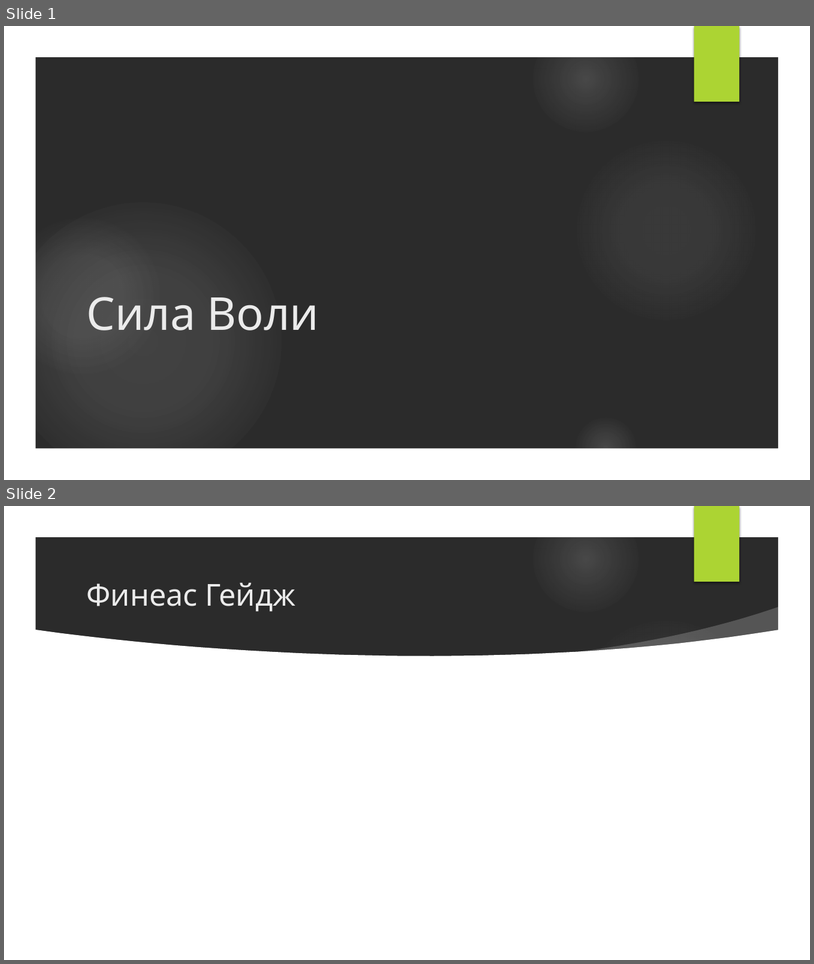
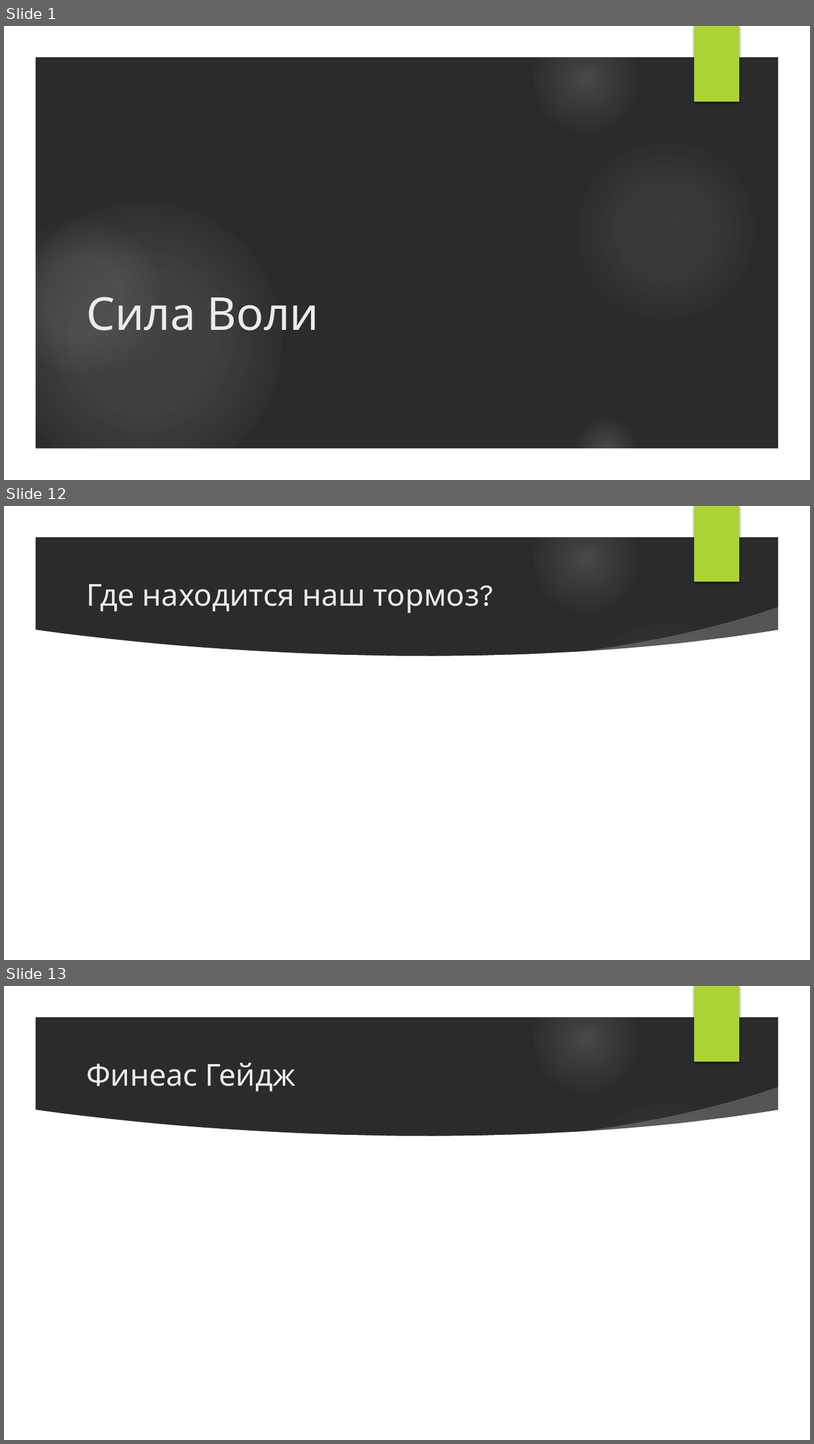
Before and after one commit to VladimirMakarevich/presentations, a slide deck: softskills/willpower/willpower.pptx. Shown one above the other, each under a label of ours: slides 1 and 2 before the commit, slides 1, 12 and 13 after it; the slides between them are not shown. The pictures are 814x964 and 814x1444 pixels, drawn with LibreOffice and Linux fonts; fonts in the diff are those of the drawing; background and template pictures are left out; a plain dark background stands for a picture behind light text. Boxes give left, top, right and bottom in pixels: in the first picture for what was removed or moved away, otherwise in the second. Text is boxed around its words. In the diff, an @@ line names an element or a change of style, - is before the commit and + after.

```diff
--- a/softskills/willpower/willpower.pptx
+++ b/softskills/willpower/willpower.pptx
@@ slide 12 added at (4,506,810,960), background picture (left out); not listed: 9 template elements that a slide beside it also shows @@
@@ title added at (86,584,480,613), 36 pt, text #EBEBEB @@
+Где находится наш тормоз?
@@ what was slide 2 is now slide 13 @@
```
Also in this commit, not shown: 5 slides changed, 8 other slides added, 1 slide removed.
